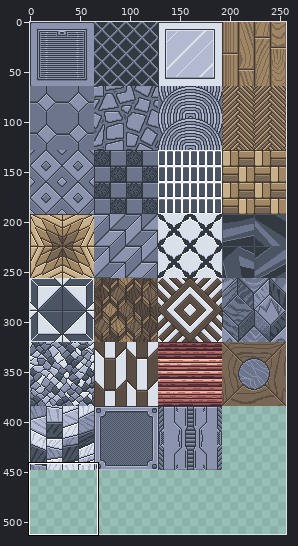
A pixel-art file gets an edit: aseprite/tiles.aseprite. Above: a wide view before the commit, with the close-up outlined.
Close-up. The starting point:
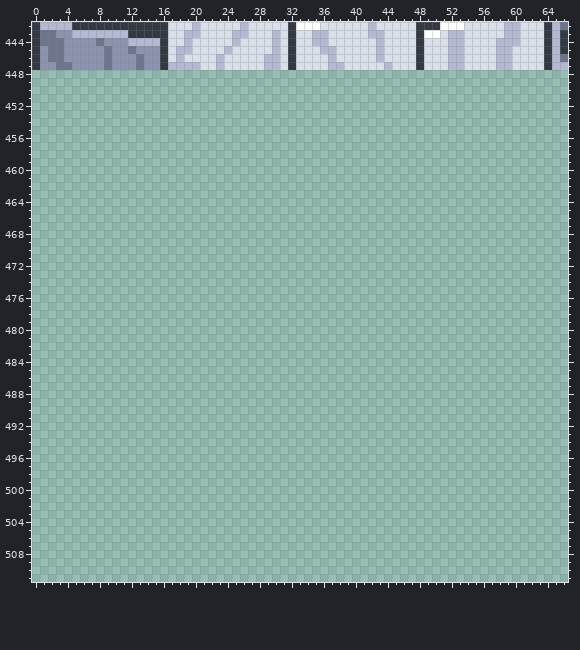
256x512 pixels, 1 frame. Shown: x 0..66, y 442..511. The commit also changed other parts of the picture, which this record leaves out.
Once edited:
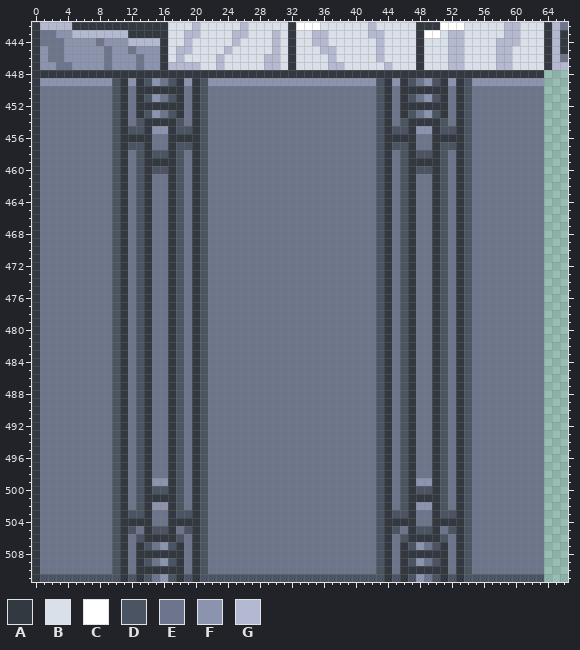
Palette (. is transparent): A #333941  B #dae0ea  C #ffffff  D #4a5462  E #6d758d  F #8b93af  G #b3b9d1
The exact change:
Changed rows in their new state; - is an unchanged pixel.
first column x 0:
448 AAAAAAAAAAAAAAAAAAAAAAAAAAAAAAAAAAAAAAAAAAAAAAAAAAAAAAAAAAAAAAAA
449 AFFFFFFFFFDAFADFEDAFADFFFFFFFFFFFFFFFFFFFFFDAFADEFDAFADFFFFFFFFF
450 AEEEEEEEEEDAEAAAAAAEADEEEEEEEEEEEEEEEEEEEEEDAEAAAAAAEADEEEEEEEEE
451 AEEEEEEEEEDAEADFEDAEADEEEEEEEEEEEEEEEEEEEEEDAEADEFDAEADEEEEEEEEE
452 AEEEEEEEEEDAEAAAAAAEADEEEEEEEEEEEEEEEEEEEEEDAEAAAAAAEADEEEEEEEEE
453 AEEEEEEEEEDAEADFEDAEADEEEEEEEEEEEEEEEEEEEEEDAEADEFDAEADEEEEEEEEE
454 AEEEEEEEEEDAEDAAAADEADEEEEEEEEEEEEEEEEEEEEEDAEDAAAADEADEEEEEEEEE
455 AEEEEEEEEEDADDAFFADDADEEEEEEEEEEEEEEEEEEEEEDADDAFFADDADEEEEEEEEE
456 AEEEEEEEEEDAAAAEEAAAADEEEEEEEEEEEEEEEEEEEEEDAAAAEEAAAADEEEEEEEEE
457 AEEEEEEEEEDADDAEEADDADEEEEEEEEEEEEEEEEEEEEEDADDAEEADDADEEEEEEEEE
458 AEEEEEEEEEDAEDADDADEADEEEEEEEEEEEEEEEEEEEEEDAEDADDADEADEEEEEEEEE
459 AEEEEEEEEEDAEDAAAADEADEEEEEEEEEEEEEEEEEEEEEDAEDAAAADEADEEEEEEEEE
460 AEEEEEEEEEDAEDADDADEADEEEEEEEEEEEEEEEEEEEEEDAEDADDADEADEEEEEEEEE
461 AEEEEEEEEEDAEDAEEADEADEEEEEEEEEEEEEEEEEEEEEDAEDAEEADEADEEEEEEEEE
462 AEEEEEEEEEDAEDAEEADEADEEEEEEEEEEEEEEEEEEEEEDAEDAEEADEADEEEEEEEEE
463 AEEEEEEEEEDAEDAEEADEADEEEEEEEEEEEEEEEEEEEEEDAEDAEEADEADEEEEEEEEE
464 AEEEEEEEEEDAEDAEEADEADEEEEEEEEEEEEEEEEEEEEEDAEDAEEADEADEEEEEEEEE
465 AEEEEEEEEEDAEDAEEADEADEEEEEEEEEEEEEEEEEEEEEDAEDAEEADEADEEEEEEEEE
466 AEEEEEEEEEDAEDAEEADEADEEEEEEEEEEEEEEEEEEEEEDAEDAEEADEADEEEEEEEEE
467 AEEEEEEEEEDAEDAEEADEADEEEEEEEEEEEEEEEEEEEEEDAEDAEEADEADEEEEEEEEE
468 AEEEEEEEEEDAEDAEEADEADEEEEEEEEEEEEEEEEEEEEEDAEDAEEADEADEEEEEEEEE
469 AEEEEEEEEEDAEDAEEADEADEEEEEEEEEEEEEEEEEEEEEDAEDAEEADEADEEEEEEEEE
470 AEEEEEEEEEDAEDAEEADEADEEEEEEEEEEEEEEEEEEEEEDAEDAEEADEADEEEEEEEEE
471 AEEEEEEEEEDAEDAEEADEADEEEEEEEEEEEEEEEEEEEEEDAEDAEEADEADEEEEEEEEE
472 AEEEEEEEEEDAEDAEEADEADEEEEEEEEEEEEEEEEEEEEEDAEDAEEADEADEEEEEEEEE
473 AEEEEEEEEEDAEDAEEADEADEEEEEEEEEEEEEEEEEEEEEDAEDAEEADEADEEEEEEEEE
474 AEEEEEEEEEDAEDAEEADEADEEEEEEEEEEEEEEEEEEEEEDAEDAEEADEADEEEEEEEEE
475 AEEEEEEEEEDAEDAEEADEADEEEEEEEEEEEEEEEEEEEEEDAEDAEEADEADEEEEEEEEE
476 AEEEEEEEEEDAEDAEEADEADEEEEEEEEEEEEEEEEEEEEEDAEDAEEADEADEEEEEEEEE
477 AEEEEEEEEEDAEDAEEADEADEEEEEEEEEEEEEEEEEEEEEDAEDAEEADEADEEEEEEEEE
478 AEEEEEEEEEDAEDAEEADEADEEEEEEEEEEEEEEEEEEEEEDAEDAEEADEADEEEEEEEEE
479 AEEEEEEEEEDAEDAEEADEADEEEEEEEEEEEEEEEEEEEEEDAEDAEEADEADEEEEEEEEE
480 AEEEEEEEEEDAEDAEEADEADEEEEEEEEEEEEEEEEEEEEEDAEDAEEADEADEEEEEEEEE
481 AEEEEEEEEEDAEDAEEADEADEEEEEEEEEEEEEEEEEEEEEDAEDAEEADEADEEEEEEEEE
482 AEEEEEEEEEDAEDAEEADEADEEEEEEEEEEEEEEEEEEEEEDAEDAEEADEADEEEEEEEEE
483 AEEEEEEEEEDAEDAEEADEADEEEEEEEEEEEEEEEEEEEEEDAEDAEEADEADEEEEEEEEE
484 AEEEEEEEEEDAEDAEEADEADEEEEEEEEEEEEEEEEEEEEEDAEDAEEADEADEEEEEEEEE
485 AEEEEEEEEEDAEDAEEADEADEEEEEEEEEEEEEEEEEEEEEDAEDAEEADEADEEEEEEEEE
486 AEEEEEEEEEDAEDAEEADEADEEEEEEEEEEEEEEEEEEEEEDAEDAEEADEADEEEEEEEEE
487 AEEEEEEEEEDAEDAEEADEADEEEEEEEEEEEEEEEEEEEEEDAEDAEEADEADEEEEEEEEE
488 AEEEEEEEEEDAEDAEEADEADEEEEEEEEEEEEEEEEEEEEEDAEDAEEADEADEEEEEEEEE
489 AEEEEEEEEEDAEDAEEADEADEEEEEEEEEEEEEEEEEEEEEDAEDAEEADEADEEEEEEEEE
490 AEEEEEEEEEDAEDAEEADEADEEEEEEEEEEEEEEEEEEEEEDAEDAEEADEADEEEEEEEEE
491 AEEEEEEEEEDAEDAEEADEADEEEEEEEEEEEEEEEEEEEEEDAEDAEEADEADEEEEEEEEE
492 AEEEEEEEEEDAEDAEEADEADEEEEEEEEEEEEEEEEEEEEEDAEDAEEADEADEEEEEEEEE
493 AEEEEEEEEEDAEDAEEADEADEEEEEEEEEEEEEEEEEEEEEDAEDAEEADEADEEEEEEEEE
494 AEEEEEEEEEDAEDAEEADEADEEEEEEEEEEEEEEEEEEEEEDAEDAEEADEADEEEEEEEEE
495 AEEEEEEEEEDAEDAEEADEADEEEEEEEEEEEEEEEEEEEEEDAEDAEEADEADEEEEEEEEE
496 AEEEEEEEEEDAEDAEEADEADEEEEEEEEEEEEEEEEEEEEEDAEDAEEADEADEEEEEEEEE
497 AEEEEEEEEEDAEDAEEADEADEEEEEEEEEEEEEEEEEEEEEDAEDAEEADEADEEEEEEEEE
498 AEEEEEEEEEDAEDAEEADEADEEEEEEEEEEEEEEEEEEEEEDAEDAEEADEADEEEEEEEEE
499 AEEEEEEEEEDAEDAFFADEADEEEEEEEEEEEEEEEEEEEEEDAEDAFFADEADEEEEEEEEE
500 AEEEEEEEEEDAEDADDADEADEEEEEEEEEEEEEEEEEEEEEDAEDADDADEADEEEEEEEEE
501 AEEEEEEEEEDAEDAAAADEADEEEEEEEEEEEEEEEEEEEEEDAEDAAAADEADEEEEEEEEE
502 AEEEEEEEEEDAEDAFFADEADEEEEEEEEEEEEEEEEEEEEEDAEDAFFADEADEEEEEEEEE
503 AEEEEEEEEEDADDAEEADDADEEEEEEEEEEEEEEEEEEEEEDADDAEEADDADEEEEEEEEE
504 AEEEEEEEEEDAAAAEEAAAADEEEEEEEEEEEEEEEEEEEEEDAAAAEEAAAADEEEEEEEEE
505 AEEEEEEEEEDADEADDAEDADEEEEEEEEEEEEEEEEEEEEEDADEADDAEDADEEEEEEEEE
506 AEEEEEEEEEDAEDAAAADEADEEEEEEEEEEEEEEEEEEEEEDAEDAAAADEADEEEEEEEEE
507 AEEEEEEEEEDAEADEFDAEADEEEEEEEEEEEEEEEEEEEEEDAEADFEDAEADEEEEEEEEE
508 AEEEEEEEEEDAEAAAAAAEADEEEEEEEEEEEEEEEEEEEEEDAEAAAAAAEADEEEEEEEEE
509 AEEEEEEEEEDAEADEFDAEADEEEEEEEEEEEEEEEEEEEEEDAEADFEDAEADEEEEEEEEE
510 AEEEEEEEEEDAEAAAAAAEADEEEEEEEEEEEEEEEEEEEEEDAEAAAAAAEADEEEEEEEEE
511 ADDDDDDDDDDADADEFDADADDDDDDDDDDDDDDDDDDDDDDDADADFEDADADDDDDDDDDD
Where, in picture pixels (left, top, right, bottom), the same in both close-ups:
added: (32, 70, 544, 582)
